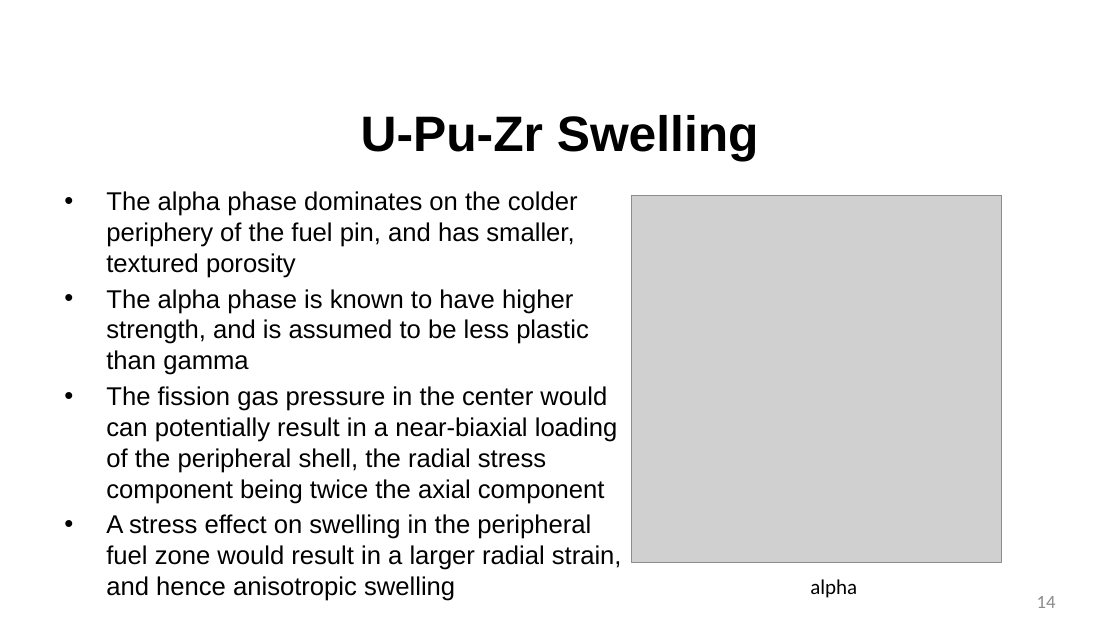
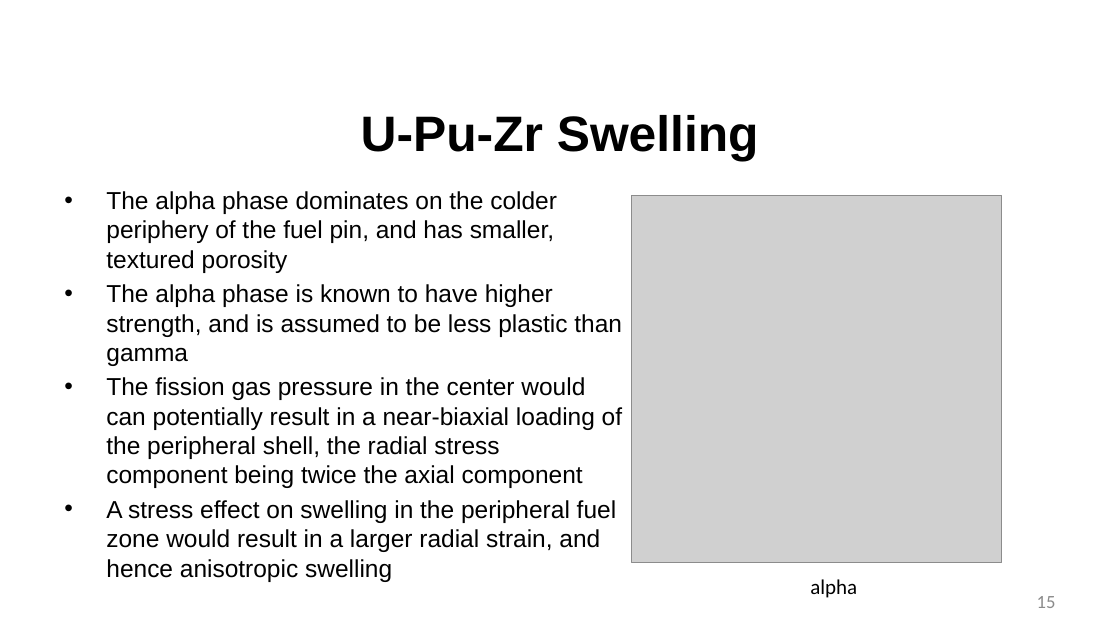
Before and after one commit to benbeeler/TEACHING, a slide deck: slide 15 of Advanced Reactor Materials/Fall2025/Lec9_SFRs.pptx (slide 14 before the commit). Drawn at 1120x630 pixels with LibreOffice and Linux fonts; fonts in the diff are those of the drawing; grey boxes stand for pictures; background and template pictures are left out. Boxes give left, top, right and bottom in pixels: in the first picture for what was removed or moved away, otherwise in the second. Text is boxed around its words. In the diff, an @@ line names an element or a change of style, - is before the commit and + after.

```diff
--- a/Advanced Reactor Materials/Fall2025/Lec9_SFRs.pptx
+++ b/Advanced Reactor Materials/Fall2025/Lec9_SFRs.pptx
@@ text "The alpha phase dominates on ..." at [106, 191, 622, 578]: size 22 to 21 pt @@
@@ page number at [1037, 596, 1056, 608]: text changed @@
-14
+15
```
Also in this commit, not shown: 6 other slides changed, 2 slides added, 23 slides removed, 7 other files.
